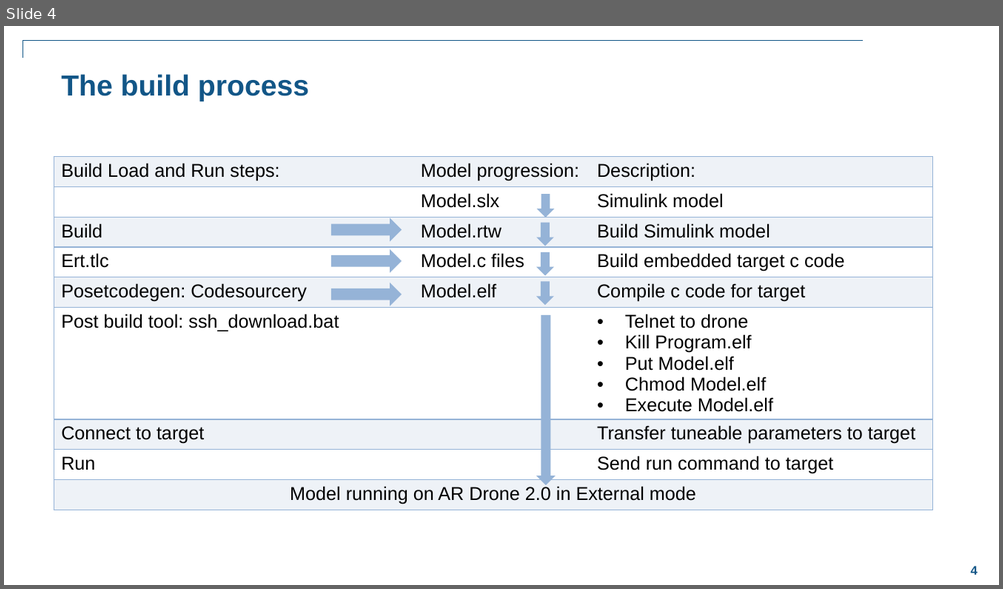
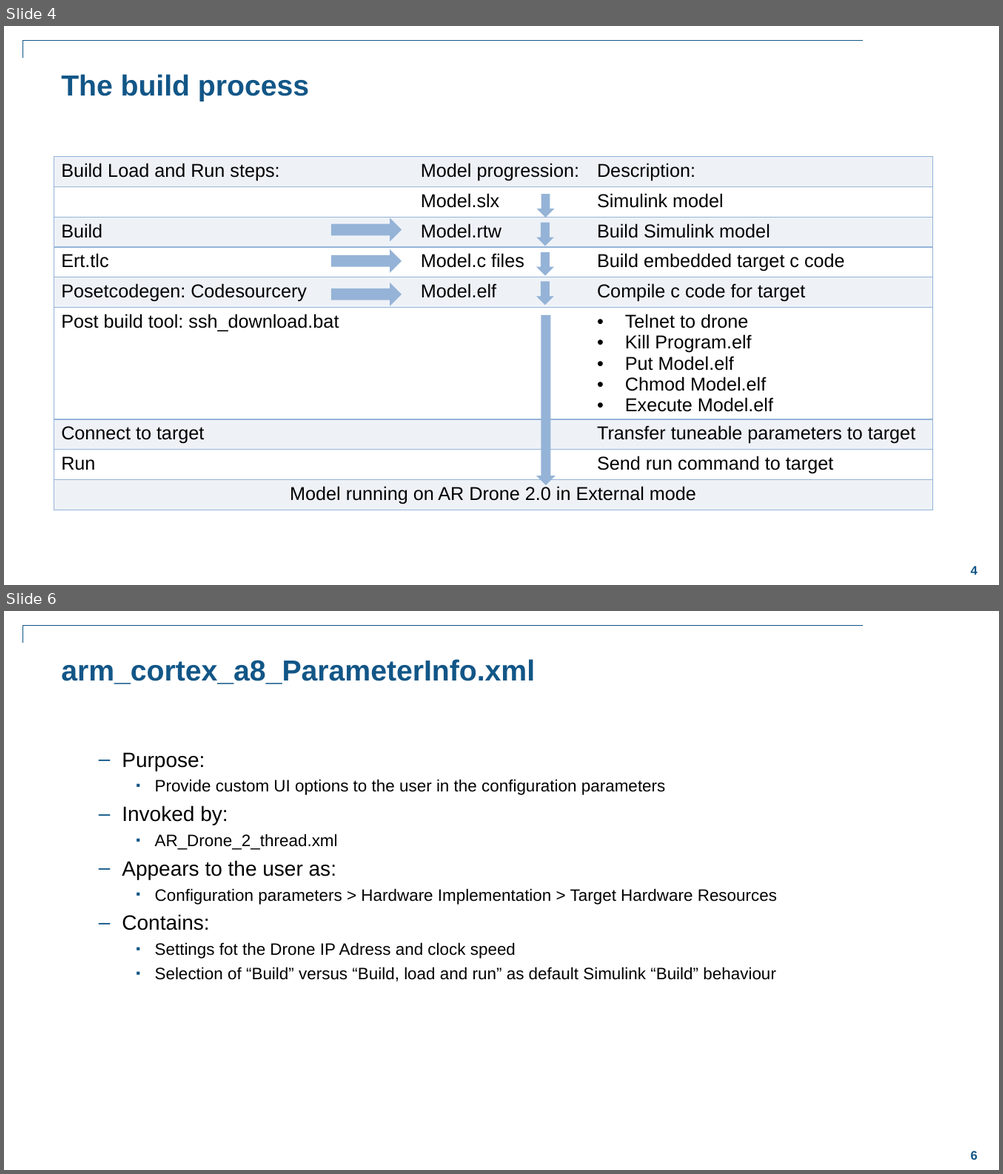
Before and after one commit to darenlee/SimulinkARDroneTarget, a slide deck: Docs/Generating code for the AR Drone 2.pptx. Shown one above the other, each under a label of ours: slide 4 before the commit, slides 4 and 6 after it; the slides between them are not shown. The pictures are 1003x589 and 1003x1174 pixels, drawn with LibreOffice and Linux fonts; fonts in the diff are those of the drawing; background and template pictures are left out. Boxes give left, top, right and bottom in pixels: in the first picture for what was removed or moved away, otherwise in the second. Text is boxed around its words. In the diff, an @@ line names an element or a change of style, - is before the commit and + after.

```diff
--- a/Docs/Generating code for the AR Drone 2.pptx
+++ b/Docs/Generating code for the AR Drone 2.pptx
@@ slide 6 added at box(4, 611, 999, 1170), background #FFFFFF; not listed: 2 template elements that a slide beside it also shows @@
@@ title added at box(61, 659, 535, 684), 28 pt, text #125687, bold @@
+arm_cortex_a8_ParameterInfo.xml
@@ text added at box(122, 752, 777, 982), 16 pt, text #000000 @@
+  – Purpose:
+    ▪ Provide custom UI options to the user in the configuration parameters
+  – Invoked by:
+    ▪ AR_Drone_2_thread.xml
+  – Appears to the user as:
+    ▪ Configuration parameters > Hardware Implementation > Target Hardware Resources
+  – Contains:
+    ▪ Settings fot the Drone IP Adress and clock speed
+    ▪ Selection of “Build” versus “Build, load and run” as default Simulink “Build” behaviour
```
Also in this commit, not shown: 2 other slides added, 19 other files.
